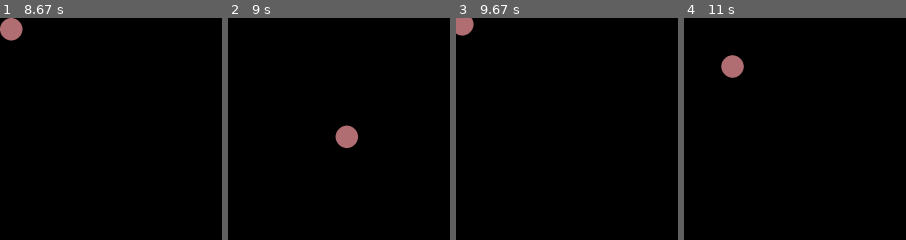
Above: before the commit, frames 1-4 (left to right).
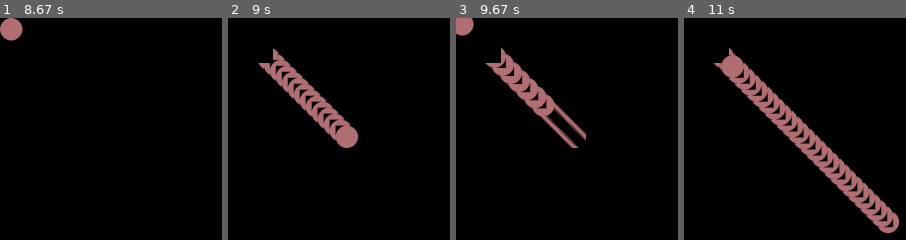
Above: after the commit, the same moments.

Repository: RedPanic/pygame_drawing
Game: pygame game, started from main.py
Two runs of this game, one before a commit and one after it. Both use one fixed random seed, a clock stepped at 60 frames per second and the inputs below.
Inputs:
- Up to frame 1 (8.67 s): tap 1 at 0.33 s; tap Space at 1.67, 4.5 s; hold Left 2-2.53 s; tap 0 at 3, 7.17 s; tap 2 at 5.83 s
- Up to frame 2 (9 s): tap Space at 8.67 s
- Up to frame 3 (9.67 s): hold Right 9-9.47 s; hold Right from 9.5 s (still down)
- Up to frame 4 (11 s): release Right at 9.97 s; hold Left 10-10.53 s; hold Left 10.57-10.97 s

Frame 1 is identical in both runs. In frame 2, 4.2% of the frame differs, in the area x 13-56%, y 13-56%; in frame 3, 4.2%; in frame 4, 9.4%, in the area x 13-98%, y 13-98%.

Commit message:
added antiblur

Diff:
--- a/Objects/AntiBlur.py
+++ b/Objects/AntiBlur.py
@@ -3,10 +3,10 @@
 class AntiBlur(pygame.sprite.Sprite):
     def __init__(self, obj):
         super(AntiBlur, self).__init__()
-        width = object.surf.get_width() * 2
-        height = object.surf.get_height() * 2
+        width = obj.surf.get_width() * 2
+        height = obj.surf.get_height() * 2
         self.surf = pygame.Surface([width, height])
         self.rect = self.surf.get_rect()
 
     def move(self, obj):
-        pass
+        self.rect.move_ip(obj.x_vec * obj.velocity, obj.y_vec * obj.velocity)
--- a/main.py
+++ b/main.py
@@ -1,6 +1,7 @@
 import pygame
 import random
 from Objects.Ball import Ball
+from Objects.AntiBlur import AntiBlur
 
 WIDTH = 2560
 HEIGHT = 1300
@@ -31,9 +32,10 @@
     clock = pygame.time.Clock()
     mode = 0
     ball_obj = Ball(64, 64, (random.randint(100, 255), random.randint(100, 255), random.randint(100, 255)), 3, SCREEN)
-    anti_blur_rect = ball_obj.rect
-    on_screen_objects = [ball_obj]
+    anti_blur = AntiBlur(ball_obj)
+    on_screen_objects = [ball_obj, anti_blur]
     SCREEN.blit(ball_obj.surf, ball_obj.rect)
+    SCREEN.fill((0,0,0))
 
     while running:
         for event in pygame.event.get():
@@ -60,11 +62,12 @@
                 if event.key == pygame.K_INSERT:
                     clear_screen(SCREEN)
 
-        SCREEN.fill((0, 0, 0))
+        # SCREEN.fill((0, 0, 0))
         move_ball(ball_obj, mode)
 
         # SCREEN.blit(SCREEN, SCREEN.get_rect())
-        pygame.display.update()
+        # pygame.display.update()
+        SCREEN.blit(anti_blur.surf, anti_blur.rect)
         SCREEN.blit(ball_obj.surf, ball_obj.rect)
         pygame.display.update(on_screen_objects)
         clock.tick(FPS)
